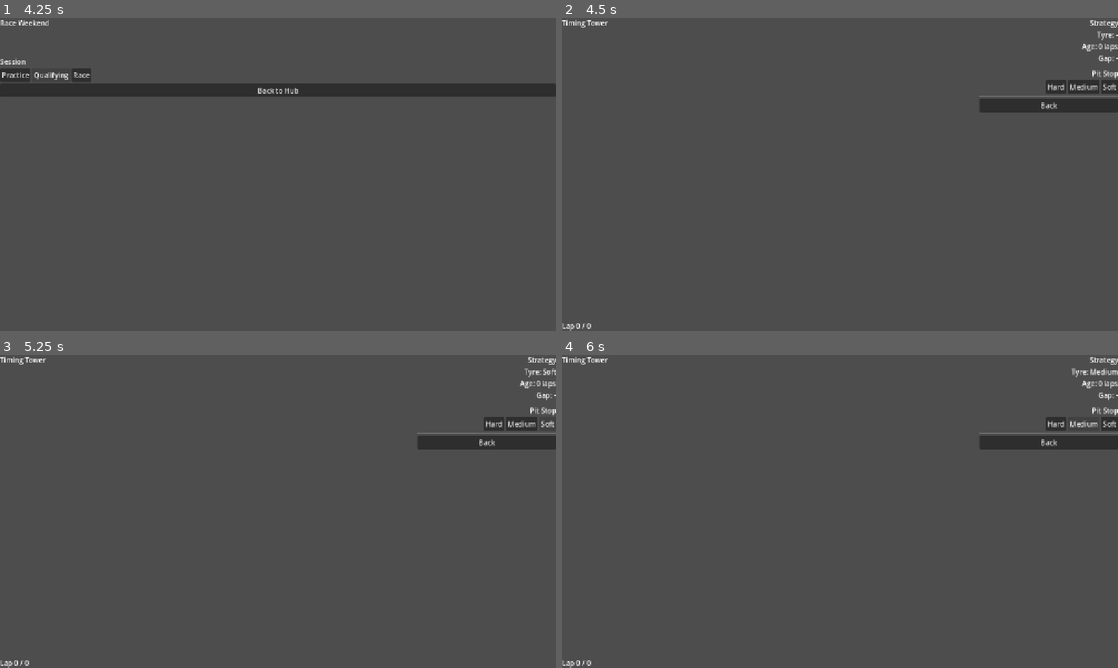
Above: before the commit, frames 1-4 (two rows, left to right).
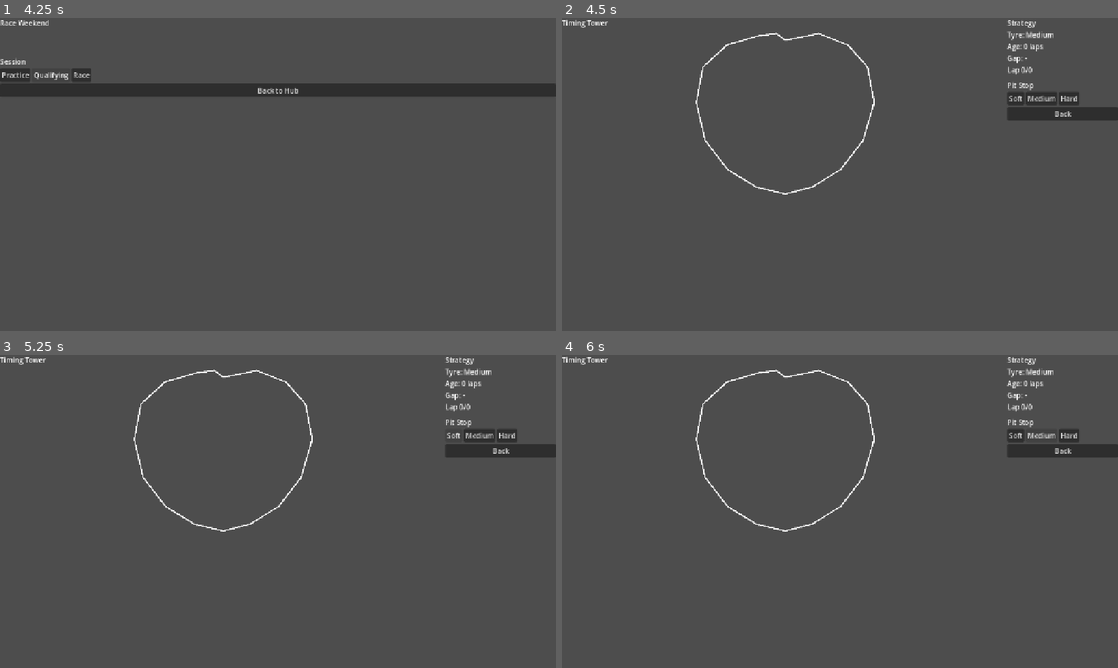
Above: after the commit, the same moments.

Repository: JDavies101/F1-Manager-Game
Game: Godot game, scene res://scenes/MainMenu.tscn
Two runs of this game, one before a commit and one after it. Both use one fixed random seed, a clock stepped at 60 frames per second and the inputs below.
Inputs:
- Up to frame 1 (4.25 s): click "New Game" at 0.5 s; click "Williams" at 1.25 s; click "Go to Race" at 2 s; click "Practice" at 2.75 s; click "Qualifying" at 3.5 s
- Up to frame 2 (4.5 s): click "Race" at 4.25 s
- Up to frame 3 (5.25 s): click "Soft" at 5 s
- Up to frame 4 (6 s): click "Medium" at 5.75 s

Frame 1 is identical in both runs. In frame 2, 2.9% of the frame differs, in the area x 0-100%, y 0-100%; in frame 3, 2.8%; in frame 4, 2.8%.
Error before the commit: Invalid access to property or key 'lap_count' on a base object of type 'Nil'. (res://scripts/RaceView.gd:17)
Error after the commit: Invalid access to property or key 'lap_count' on a base object of type 'Nil'. (res://scripts/RaceView.gd:20)

Commit message:
race view - track visualiser, timing tower, strategy panel

Diff:
--- a/scenes/race/RaceView.tscn
+++ b/scenes/race/RaceView.tscn
@@ -1,6 +1,7 @@
 [gd_scene format=3 uid="uid://btbbsi6uv1a3t"]
 
 [ext_resource type="Script" uid="uid://bdsserq8ue15" path="res://scripts/RaceView.gd" id="1_5j6fq"]
+[ext_resource type="PackedScene" uid="uid://csnmsksx5fght" path="res://scenes/race/TrackView.tscn" id="2_tx775"]
 
 [node name="RaceView" type="Control" unique_id=940775444]
 layout_mode = 3
@@ -11,7 +12,7 @@
 grow_vertical = 2
 script = ExtResource("1_5j6fq")
 
-[node name="HBoxContainer" type="HBoxContainer" parent="." unique_id=1570018004]
+[node name="HBoxContainer" type="HBoxContainer" parent="." unique_id=341900567]
 layout_mode = 1
 anchors_preset = 15
 anchor_right = 1.0
@@ -19,79 +20,75 @@
 grow_horizontal = 2
 grow_vertical = 2
 
-[node name="VBoxContainer" type="VBoxContainer" parent="HBoxContainer" unique_id=1461580810]
-layout_direction = 2
+[node name="VBoxContainer" type="VBoxContainer" parent="HBoxContainer" unique_id=1586412074]
+layout_mode = 2
+size_flags_horizontal = 3
+
+[node name="Label" type="Label" parent="HBoxContainer/VBoxContainer" unique_id=169123603]
+layout_mode = 2
+text = "Timing Tower"
+
+[node name="ScrollContainer" type="ScrollContainer" parent="HBoxContainer/VBoxContainer" unique_id=459461923]
+layout_mode = 2
+
+[node name="TimingList" type="VBoxContainer" parent="HBoxContainer/VBoxContainer/ScrollContainer" unique_id=1702396315]
+layout_mode = 2
+
+[node name="SubViewportContainer" type="SubViewportContainer" parent="HBoxContainer" unique_id=73740145]
 layout_mode = 2
 size_flags_horizontal = 3
 size_flags_stretch_ratio = 3.0
 
-[node name="Label" type="Label" parent="HBoxContainer/VBoxContainer" unique_id=37445762]
-layout_mode = 2
-text = "Timing Tower"
+[node name="SubViewport" type="SubViewport" parent="HBoxContainer/SubViewportContainer" unique_id=833387325]
 
-[node name="ScrollContainer" type="ScrollContainer" parent="HBoxContainer/VBoxContainer" unique_id=1359073660]
-layout_mode = 2
-size_flags_vertical = 3
+[node name="TrackView" parent="HBoxContainer/SubViewportContainer/SubViewport" unique_id=1631506991 instance=ExtResource("2_tx775")]
 
-[node name="TimingList" type="VBoxContainer" parent="HBoxContainer/VBoxContainer/ScrollContainer" unique_id=585046983]
-layout_mode = 2
-size_flags_vertical = 3
-
-[node name="LapCounter" type="Label" parent="HBoxContainer/VBoxContainer" unique_id=1448003744]
-layout_mode = 2
-text = "Lap 0 / 0"
-
-[node name="VBoxContainer2" type="VBoxContainer" parent="HBoxContainer" unique_id=49916518]
-layout_direction = 3
+[node name="VBoxContainer2" type="VBoxContainer" parent="HBoxContainer" unique_id=1869692878]
 layout_mode = 2
 size_flags_horizontal = 3
 
-[node name="Label" type="Label" parent="HBoxContainer/VBoxContainer2" unique_id=1502306044]
+[node name="Label" type="Label" parent="HBoxContainer/VBoxContainer2" unique_id=284789536]
 layout_mode = 2
 text = "Strategy"
 
-[node name="TyreInfo" type="Label" parent="HBoxContainer/VBoxContainer2" unique_id=1554753124]
+[node name="TyreInfo" type="Label" parent="HBoxContainer/VBoxContainer2" unique_id=839966843]
 layout_mode = 2
-text = "Tyre: -"
+text = "Tyre: Medium"
 
-[node name="TyreAge" type="Label" parent="HBoxContainer/VBoxContainer2" unique_id=1890382464]
+[node name="TyreAge" type="Label" parent="HBoxContainer/VBoxContainer2" unique_id=1409641746]
 layout_mode = 2
 text = "Age: 0 laps"
 
-[node name="GapInfo" type="Label" parent="HBoxContainer/VBoxContainer2" unique_id=143589707]
+[node name="GapInfo" type="Label" parent="HBoxContainer/VBoxContainer2" unique_id=1843920325]
 layout_mode = 2
 text = "Gap: -"
 
-[node name="HSeparator" type="HSeparator" parent="HBoxContainer/VBoxContainer2" unique_id=1491716711]
+[node name="LapCounter" type="Label" parent="HBoxContainer/VBoxContainer2" unique_id=612217406]
+layout_mode = 2
+text = "Lap 0/0"
+
+[node name="HSeparator" type="HSeparator" parent="HBoxContainer/VBoxContainer2" unique_id=1805010769]
 layout_mode = 2
 
-[node name="Label2" type="Label" parent="HBoxContainer/VBoxContainer2" unique_id=1372607775]
+[node name="Label2" type="Label" parent="HBoxContainer/VBoxContainer2" unique_id=612626756]
 layout_mode = 2
 text = "Pit Stop"
 
-[node name="HBoxContainer" type="HBoxContainer" parent="HBoxContainer/VBoxContainer2" unique_id=1123696890]
+[node name="HBoxContainer" type="HBoxContainer" parent="HBoxContainer/VBoxContainer2" unique_id=533127425]
 layout_mode = 2
 
-[node name="Button" type="Button" parent="HBoxContainer/VBoxContainer2/HBoxContainer" unique_id=1577858299]
+[node name="Button" type="Button" parent="HBoxContainer/VBoxContainer2/HBoxContainer" unique_id=418823153]
 layout_mode = 2
 text = "Soft"
 
-[node name="Button2" type="Button" parent="HBoxContainer/VBoxContainer2/HBoxContainer" unique_id=1436376974]
+[node name="Button2" type="Button" parent="HBoxContainer/VBoxContainer2/HBoxContainer" unique_id=902826758]
 layout_mode = 2
 text = "Medium"
 
-[node name="Button3" type="Button" parent="HBoxContainer/VBoxContainer2/HBoxContainer" unique_id=1635787135]
+[node name="Button3" type="Button" parent="HBoxContainer/VBoxContainer2/HBoxContainer" unique_id=994096979]
 layout_mode = 2
 text = "Hard"
 
-[node name="HSeparator2" type="HSeparator" parent="HBoxContainer/VBoxContainer2" unique_id=810639308]
-layout_mode = 2
-
-[node name="Button" type="Button" parent="HBoxContainer/VBoxContainer2" unique_id=1594256031]
+[node name="Button" type="Button" parent="HBoxContainer/VBoxContainer2" unique_id=1191061330]
 layout_mode = 2
 text = "Back"
-
-[connection signal="pressed" from="HBoxContainer/VBoxContainer2/HBoxContainer/Button" to="." method="_on_soft_pressed"]
-[connection signal="pressed" from="HBoxContainer/VBoxContainer2/HBoxContainer/Button2" to="." method="_on_medium_pressed"]
-[connection signal="pressed" from="HBoxContainer/VBoxContainer2/HBoxContainer/Button3" to="." method="_on_hard_pressed"]
-[connection signal="pressed" from="HBoxContainer/VBoxContainer2/Button" to="." method="_on_back_pressed"]
--- /dev/null
+++ b/scenes/race/TrackView.tscn
@@ -0,0 +1,18 @@
+[gd_scene format=3 uid="uid://csnmsksx5fght"]
+
+[ext_resource type="Script" uid="uid://2psln242wmh1" path="res://scripts/TrackPath.gd" id="1_66op4"]
+[ext_resource type="Script" uid="uid://dodcfileoeg5v" path="res://scripts/DrawTrack.gd" id="2_ea5pm"]
+
+[sub_resource type="Curve2D" id="Curve2D_q1vu0"]
+
+[node name="TrackView" type="Node2D" unique_id=1631506991]
+
+[node name="TrackPath" type="Path2D" parent="." unique_id=2086748484]
+curve = SubResource("Curve2D_q1vu0")
+script = ExtResource("1_66op4")
+
+[node name="Node2D" type="Node2D" parent="TrackPath" unique_id=857154891 node_paths=PackedStringArray("path")]
+script = ExtResource("2_ea5pm")
+path = NodePath("..")
+
+[node name="Cars" type="Node2D" parent="." unique_id=1058423566]
--- /dev/null
+++ b/scripts/DrawTrack.gd
@@ -0,0 +1,14 @@
+extends Node2D
+
+@export var path: Path2D
+
+func _ready():
+	path.track_built.connect(queue_redraw)
+	queue_redraw()
+
+func _draw():
+	if not path or not path.curve:
+		return
+	var points = path.curve.get_baked_points()
+	for i in range(points.size() - 1):
+		draw_line(points[i], points[i+1], Color.WHITE, 3.0)
--- a/scripts/RaceView.gd
+++ b/scripts/RaceView.gd
@@ -1,10 +1,10 @@
 extends Control
 
 @onready var timing_list = $HBoxContainer/VBoxContainer/ScrollContainer/TimingList
-@onready var lap_counter = $HBoxContainer/VBoxContainer/LapCounter
 @onready var tyre_info = $HBoxContainer/VBoxContainer2/TyreInfo
 @onready var tyre_age = $HBoxContainer/VBoxContainer2/TyreAge
 @onready var gap_info = $HBoxContainer/VBoxContainer2/GapInfo
+@onready var lap_counter = $HBoxContainer/VBoxContainer2/LapCounter
 
 var current_lap: int = 0
 var total_laps: int = 0
@@ -14,6 +14,9 @@
 var timer: Timer
 
 func _ready():
+	await get_tree().process_frame
+	$HBoxContainer/SubViewportContainer/SubViewport.size = $HBoxContainer/SubViewportContainer.size
+	$HBoxContainer/VBoxContainer/ScrollContainer.custom_minimum_size = Vector2(0, 300)
 	total_laps = GameState.selected_race.lap_count
 	_init_positions()
 	_update_ui()
@@ -21,7 +24,10 @@
 
 func _init_positions():
 	positions = []
+	print("GameState drivers: ", GameState.drivers.size())
+	print("GameState team: ", GameState.team_name)
 	for d in GameState.drivers:
+		print("driver: ", d.name, " team: ", d.team)
 		positions.append({
 			"name": d.name,
 			"team": d.team,
@@ -32,6 +38,7 @@
 			"is_player": d.team == GameState.team_name
 		})
 	positions.shuffle()
+	print("positions size: ", positions.size())
 
 func _setup_timer():
 	timer = Timer.new()
--- /dev/null
+++ b/scripts/TrackPath.gd
@@ -0,0 +1,29 @@
+extends Path2D
+
+signal track_built
+
+func _ready():
+	curve = Curve2D.new()
+	await get_tree().process_frame
+	_build_melbourne()
+	track_built.emit()
+
+func _build_melbourne():
+	var vp_size = get_viewport().get_visible_rect().size
+	var cx = vp_size.x * 0.45
+	var cy = vp_size.y * 0.5
+	var rx = vp_size.x * 0.35
+	var ry = vp_size.y * 0.4
+
+	var point_ratios = [
+		Vector2(0.5, 0.1), Vector2(0.65, 0.07), Vector2(0.78, 0.12),
+		Vector2(0.87, 0.22), Vector2(0.9, 0.38), Vector2(0.85, 0.55),
+		Vector2(0.75, 0.68), Vector2(0.62, 0.76), Vector2(0.5, 0.79),
+		Vector2(0.37, 0.76), Vector2(0.24, 0.68), Vector2(0.14, 0.55),
+		Vector2(0.1, 0.38), Vector2(0.13, 0.22), Vector2(0.24, 0.12),
+		Vector2(0.38, 0.08), Vector2(0.46, 0.07)
+	]
+
+	for r in point_ratios:
+		curve.add_point(Vector2(vp_size.x * r.x, vp_size.y * r.y))
+	curve.add_point(Vector2(vp_size.x * point_ratios[0].x, vp_size.y * point_ratios[0].y))
Not shown, added: scripts/DrawTrack.gd.uid
Not shown, added: scripts/TrackPath.gd.uid
